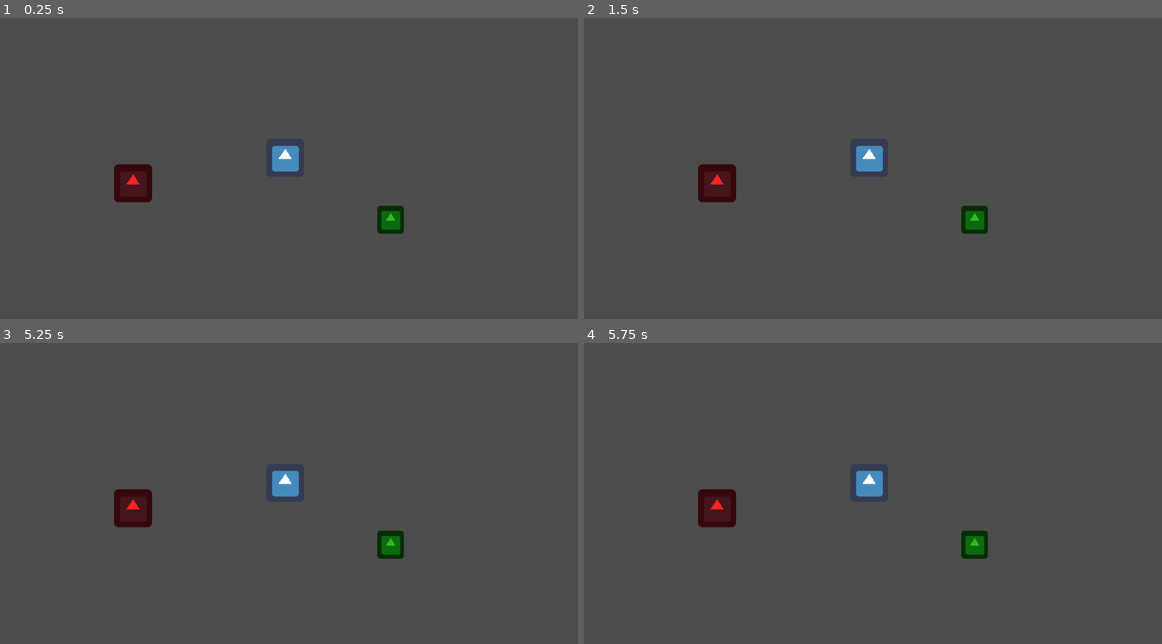
Above: before the commit, frames 1-4 (two rows, left to right).
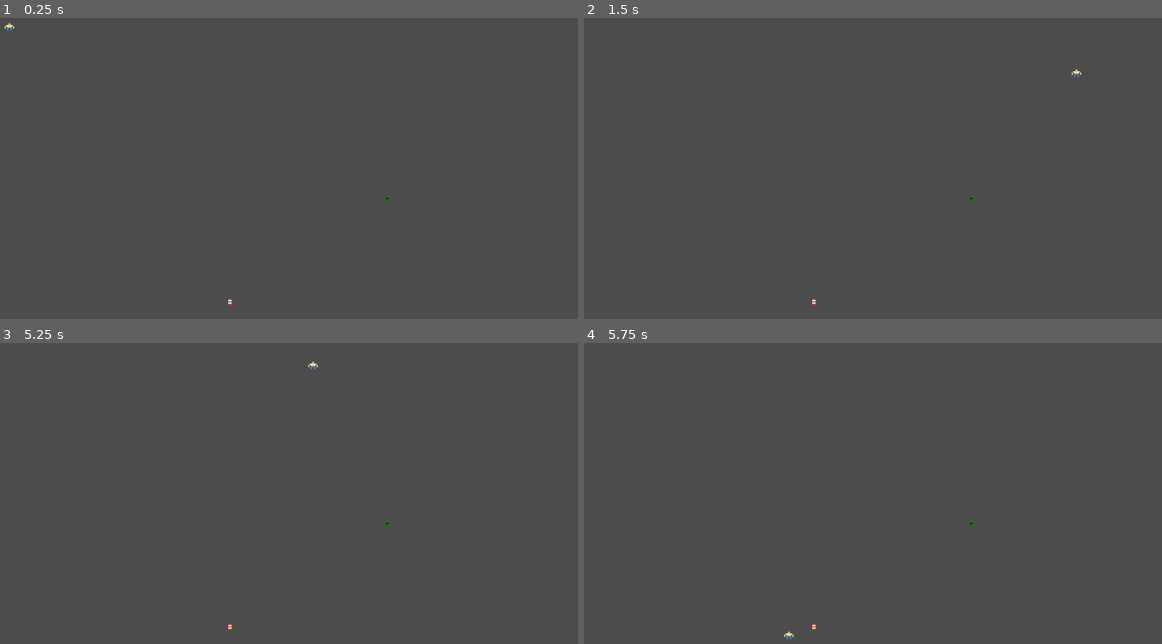
Above: after the commit, the same moments.

Repository: ElkkuTheBaws/ldjam46
Game: Godot game, scene res://Levels/TestMap.tscn
Same seed, same stepped clock (60 frames per second), same inputs: the game is played once before the commit and once after it. The project has no main scene, so this scene is started directly. The engine's default icon, where the game draws it, is replaced by a stand-in: a white triangle on a blue panel in a dark square.
Inputs:
- Up to frame 1 (0.25 s): no input
- Up to frame 2 (1.5 s): tap Enter (ui_accept) at 0.5, 0.77, 1.25 s; hold Right (ui_right) 0.53-1.28 s; hold Down (ui_down) from 1.28 s (still down)
- Up to frame 3 (5.25 s): tap Enter (ui_accept) at 1.52, 2.75, 3.02, 3.5, 3.77, 4.25, 4.52, 5 s; release Down (ui_down) at 2.03 s; hold Right (ui_right) 2.03-2.78 s; hold Up (ui_up) 2.78-3.53 s; hold Left (ui_left) 3.53-5.03 s; hold Down (ui_down) from 5.03 s (still down)
- Up to frame 4 (5.75 s): keep holding Down (ui_down)

The runs differ from the first frame. In frame 1, 1.7% of the frame differs, in the area x 0-70%, y 1-96%; in frame 2, 1.7%, in the area x 19-87%, y 16-96%; in frame 3, 1.7%; in frame 4, 1.7%.
Error before the commit: Invalid operands 'Nil' and 'float' in operator '*'. (res://Scripts/Player.gd:21)

Commit message:
Committi

Diff:
--- a/Enemy.tscn
+++ b/Enemy.tscn
@@ -1,30 +1,32 @@
-[gd_scene load_steps=5 format=2]
+[gd_scene load_steps=6 format=2]
 
-[ext_resource path="res://icon.png" type="Texture" id=1]
+[ext_resource path="res://Jitter_FREE.tres" type="Material" id=1]
 [ext_resource path="res://Scripts/Enemy1.gd" type="Script" id=2]
-
+[ext_resource path="res://Textures/sprites #1/zombie.png" type="Texture" id=3]
 
 [sub_resource type="RectangleShape2D" id=1]
-extents = Vector2( 4.66505, 4.32467 )
+extents = Vector2( 1.39609, 1.57797 )
 
 [sub_resource type="CircleShape2D" id=2]
-radius = 132.015
+radius = 35.9238
 
 [node name="Enemy" type="KinematicBody2D"]
 script = ExtResource( 2 )
 
 [node name="Sprite" type="Sprite" parent="."]
 modulate = Color( 0.176471, 0.760784, 0.0941176, 1 )
+material = ExtResource( 1 )
 scale = Vector2( 0.714559, 0.733289 )
-texture = ExtResource( 1 )
+texture = ExtResource( 3 )
 
 [node name="CollisionShape2D" type="CollisionShape2D" parent="."]
-position = Vector2( 0.161991, -0.161989 )
+position = Vector2( 0.0237807, 0.805478 )
 shape = SubResource( 1 )
 
 [node name="PlayerDetector" type="Area2D" parent="."]
 
 [node name="CollisionShape2D" type="CollisionShape2D" parent="PlayerDetector"]
+position = Vector2( 0.110184, 0 )
 shape = SubResource( 2 )
 
 [node name="HitTimer" type="Timer" parent="."]
--- a/Levels/TestMap.tscn
+++ b/Levels/TestMap.tscn
@@ -36,19 +36,21 @@
 
 [node name="TileMap" type="TileMap" parent="."]
 material = ExtResource( 5 )
-tile_set = SubResource( 1 )
+tile_set = SubResource( 2 )
 cell_size = Vector2( 8, 8 )
 cell_quadrant_size = 4
 format = 1
 
 [node name="Player" parent="." instance=ExtResource( 1 )]
-position = Vector2( 516.942, 254.594 )
-MAX_SPEED = null
-ACCELERATION = null
-inertia = null
+position = Vector2( 27.4231, 16.7579 )
 
 [node name="Barrel" parent="." instance=ExtResource( 3 )]
-position = Vector2( 261.192, 297.922 )
+position = Vector2( 213.592, 248.735 )
 
 [node name="Enemy" parent="." instance=ExtResource( 2 )]
-position = Vector2( 694.506, 359.425 )
+position = Vector2( 345.437, 161.091 )
+
+[node name="Camera2D" type="Camera2D" parent="."]
+position = Vector2( 257.041, 149.147 )
+current = true
+zoom = Vector2( 0.5, 0.5 )
--- a/Objects/Barrel.tscn
+++ b/Objects/Barrel.tscn
@@ -1,17 +1,19 @@
-[gd_scene load_steps=4 format=2]
+[gd_scene load_steps=5 format=2]
 
-[ext_resource path="res://icon.png" type="Texture" id=1]
+[ext_resource path="res://Jitter_FREE.tres" type="Material" id=1]
 [ext_resource path="res://Scripts/Barrel.gd" type="Script" id=2]
+[ext_resource path="res://Textures/sprites #1/barrel.png" type="Texture" id=3]
 
 [sub_resource type="RectangleShape2D" id=1]
-extents = Vector2( 32.6001, 33.1304 )
+extents = Vector2( 1.78645, 2.58325 )
 
 [node name="Barrel" type="KinematicBody2D"]
 script = ExtResource( 2 )
 
 [node name="Sprite" type="Sprite" parent="."]
-modulate = Color( 1, 0.145098, 0.145098, 1 )
-texture = ExtResource( 1 )
+material = ExtResource( 1 )
+texture = ExtResource( 3 )
 
 [node name="CollisionShape2D" type="CollisionShape2D" parent="."]
+position = Vector2( -0.299774, -0.449673 )
 shape = SubResource( 1 )
--- a/Player.tscn
+++ b/Player.tscn
@@ -1,27 +1,31 @@
-[gd_scene load_steps=5 format=2]
+[gd_scene load_steps=6 format=2]
 
-[ext_resource path="res://icon.png" type="Texture" id=1]
+[ext_resource path="res://Jitter_FREE.tres" type="Material" id=1]
 [ext_resource path="res://Scripts/Player.gd" type="Script" id=2]
+[ext_resource path="res://Textures/sprites #1/player.png" type="Texture" id=3]
 
-[sub_resource type="CircleShape2D" id=1]
-radius = 33.8164
+[sub_resource type="RectangleShape2D" id=3]
+extents = Vector2( 2.07887, 2.3224 )
 
 [sub_resource type="CircleShape2D" id=2]
-radius = 81.2336
+radius = 7.79817
 
 [node name="Player" type="KinematicBody2D"]
 script = ExtResource( 2 )
 
 [node name="Sprite" type="Sprite" parent="."]
-texture = ExtResource( 1 )
+material = ExtResource( 1 )
+texture = ExtResource( 3 )
 
 [node name="CollisionShape2D" type="CollisionShape2D" parent="."]
-shape = SubResource( 1 )
+position = Vector2( 0.0152493, 0.71762 )
+shape = SubResource( 3 )
 
 [node name="PickArea" type="Area2D" parent="."]
 
 [node name="CollisionShape2D" type="CollisionShape2D" parent="PickArea"]
 modulate = Color( 0.054902, 1, 0, 1 )
+position = Vector2( -0.177769, -0.177771 )
 shape = SubResource( 2 )
 
 [node name="Position2D" type="Position2D" parent="."]
Not shown, changed: .mono/metadata/ide_server_meta.txt
Not shown: 2 places in Levels/TestMap.tscn that only renumber resources
